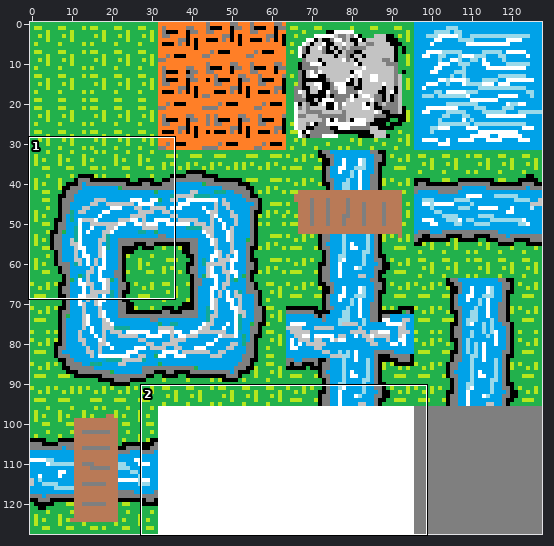
Two versions of one sprite sheet, res/textures/tilesSheet.png. The picture above shows the old version from afar; the outline marks the close-up.
Close-up. Before the edit:
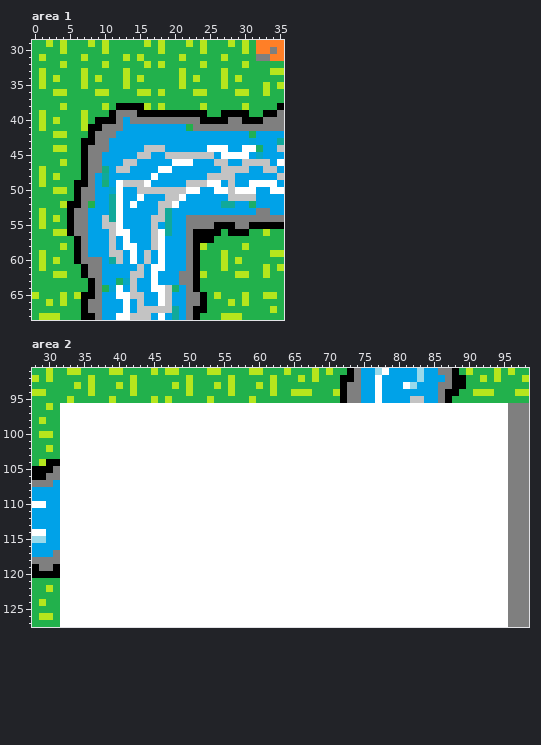
The file is 128x128 pixels. Colours within 5 levels of each other are drawn and written as one. Shown: area 1: x 0..35, y 29..68; area 2: x 28..98, y 91..127.
After:
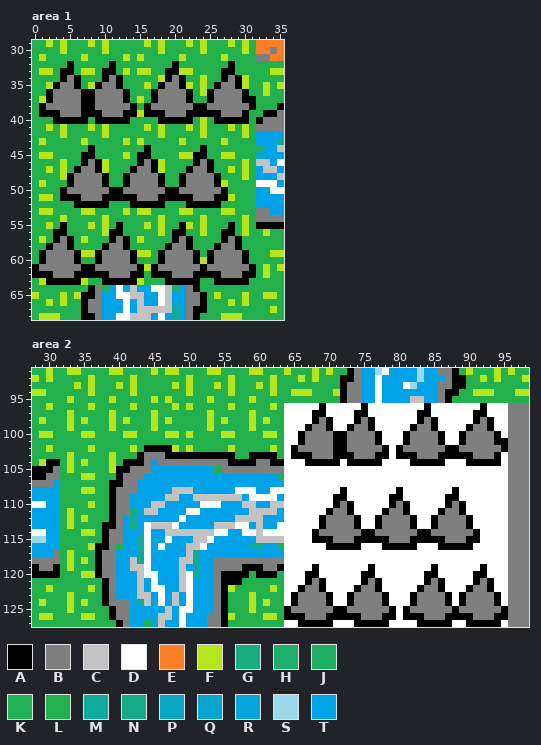
Palette (. is transparent): A #000000  B #7f7f7f  C #c3c3c3  D #ffffff  E #ff7f27  F #b5e61d  G #17ac7d  H #1cae6a  J #1dae64  K #20b056  L #22b14c  M #11a99a  N #15ab86  P #07a6c6  Q #05a5d0  R #03a4d9  S #99d9ea  T #00a2e8
Change:
Changed rows in their new state; - is an unchanged pixel.
Area 1:
first column x 0:
32 ----LA----LA----L-L-A---L---A-L-
33 --F-AA--F-AA---FF--AA-F----AA---
34 -L-LABAL-LABAL-L--FABA-LF--ABAF-
35 -LFABBALFABBAL--F-ABBAF-F-ABBAF-
36 --ABBBBAABBBBA-LLABBBBAL-ABBBBA-
37 -FABBBBAABBBBA-F-ABBBBA--ABBBBAA
38 -ABBBBBAABBBBB-LABBBBBBAABBBBBBA
39 -AAABBBAAABB-AAF---BBB---AABBB--
40 -L-AAAAA----AALLLLAAAAALFL--AA-L
41 -LF-F--LFLFLLLLLFLFLLLFLFLLLFLFL
42 ---L----LLFLLLLLLLFLLLLLFLLLLLFL
43 -F-----FLLLLLFLFLLLLLFLLLLLFLLLL
44 ---LL--LALLLLLLLALLLLLLLALLLLLLL
45 -FF-----ALLLLFLAALLLLFFAALLFFLLL
46 ---------AFLLLLABAFLLLLABALLLLFL
47 -LF-F-AB-AFLLLABBAFLLLABBALLFLFL
48 -L-LFABB-BALLABBBBALLABBBBALLLFL
49 -----ABB-BALLABBBBALLABBBBAFLLLL
50 ---LABB--BBAABBBBBBAABBBBBBALLLL
51 -FF-AA---BAAAAABBBAAAAABBBAAFLLL
52 ----LL-AAAALLLAAAAALLLAAAAALLLLL
53 --F--LLFFLLLLFLFFLLLLFFLLLLFFLLL
54 -L-LFLLLLLFLLLLLLLFLLLLLFLLLLLFL
55 -LF-ALLLFLFLALLLFLFLLAFLFLLL-LFL
56 ---AALLLLLFAALLLLLFLAALLFLLA-LF-
57 -F-ABALFLLLABALFLLLLABALLL-ABA--
58 --ABBALLLLABBALLLLLABBALL-ABBAL-
59 -ABBBB-FFABBBBAFFLABBB---ABBBBA-
60 -ABBBB-LLABBBBALLLABBB--FABBBBA-
61 ABBBBBB-A-BBBBBAFABBBB-BABBBBBBA
62 AAABBBA-AAABBBAALAAAB---AAABBBAA
63 -FAAAAAFLLAAAAAFLLLAAAA---AAAAA-
Area 2:
first column x 32:
 96 LLLLFLLLLLFLLLLLFLFLLLLLFLLLLLFL-----A-----A--------A-------A---
 97 LFLLLLLFLLLLLFLLLLLLLFLLLLLFLLLL----AA----AA-------AA------AA---
 98 LFLFLLLFLFLLLFLFLLLLLFLFLLLFLFLL----ABA---ABA------ABA-----ABA--
 99 LFLLLLLFLLLLLFLLLLLLLFLLLLLFLLLL---ABBA--ABBA-----ABBA----ABBA--
100 LLLFFLLLLFFLLLLFFLFLLLLFFLLLLFFL--ABBBBAABBBBA---ABBBBA--ABBBBA-
101 LLLLLLLLLLLLLLLLLLLLLLLLLLLLLLLL--ABBBBAABBBBA---ABBBBA--ABBBBAA
102 LLLLFLLLLLFLAAAAFLFLLLLLFLLLLLFL-ABBBBBAABBBBBA-ABBBBBBAABBBBBBA
103 LFLLLLLFLLLABBBAAAAAAAAAALLAAAAL-AAABBBAAABBBAA-AAABBBAAAAABBBA-
104 LFLFLLLFLAAABTBBBBBBBBBBAAAABBAA---AAAAA-AAAAA----AAAAA---AAAAA-
105 LFLLLLLFAABBBTTTTTTTTTLBBBBBBBBB--------------------------------
106 LLLFFLLLABBBTTTTTTTTTTTTTTTTTTTK--------------------------------
107 LLLLLLLAABBTTTTTTTTTTTTTTTTTTTTR--------------------------------
108 LLLFFLLABBBTTTTTCCCTTTTTT---TT----------A-------A-------A-------
109 LLLLLLLABBTTTTTCCTTCCCCCCCT----T-------AA------AA------AA-------
110 LLLLFLLABBTTTCCTTTTT---TTTCCTTCC-------ABA-----ABA-----ABA------
111 LFLLLLLABBNTCCTTTT--TTTTTTTCCCCT------ABBA----ABBA----ABBA------
112 LFLFLLLABTMTTTTTT-TTTTTTTCCCCTTT-----ABBBBA--ABBBBA--ABBBBA-----
113 LFLLLLAABTGT-CCC-TTTTTCCC--TCTT------ABBBBA--ABBBBA--ABBBBA-----
114 LLLFFLABBTTQ-TTCCCCCCC--TT--C-------ABBBBBBAABBBBBBAABBBBBBA----
115 LLLLLLABBTTM-TT-TTTCC-TTTTTTCCCC----AAABBBAAAAABBBAAAAABBBAA----
116 LLLLFAABLTTM-T-TTTCC-TTTTTTMMTTH------AAAAA---AAAAA---AAAAA-----
117 LFLLLABBTTTM-TTTTTCMTTTTTTTTTTTT--------------------------------
118 LFLFLABBTTCM-TTTTCCMTTBBBBBBBBBB--------------------------------
119 LFLLLABBTTCC-TTTTCTMTTBBBBAAABBA----A-------A--------A------A---
120 LLLFFABBTTTC--TTTC-MTTBAAAALAAAL---AA------AA-------AA-----AA---
121 LLLLLLABTTTCT-TTTC-TTTBAAALLLLLL---ABA-----ABA------ABA----ABA--
122 LLLLFLABTTTCT--TTC-TTTBAFLLLLLFL--ABBA----ABBA-----ABBA---ABBA--
123 LFLLLLABTTTCCT-TCT-TTTBALLLFLLLL-ABBBBA--ABBBBA---ABBBBA-ABBBBA-
124 LFLFLLABBBTMCT-TCT-TTTBALLLFLFLL-ABBBBA--ABBBBA---ABBBBA-ABBBBA-
125 LFLLLLLABBTTTTTCT--TTTBALLLFLLLLABBBBBBAABBBBBBA-ABBBBBBABBBBBBA
126 LLLFFLLABBTTTTCCT-TTTBBAFLLLLFFLAAABBBAAAAABBBAA-AAABBBAAAABBBAA
127 LLLLLLLLABTTJPCTT-TTTBBALLLLLLLL--AAAAA---AAAAA----AAAAA--AAAAA-
